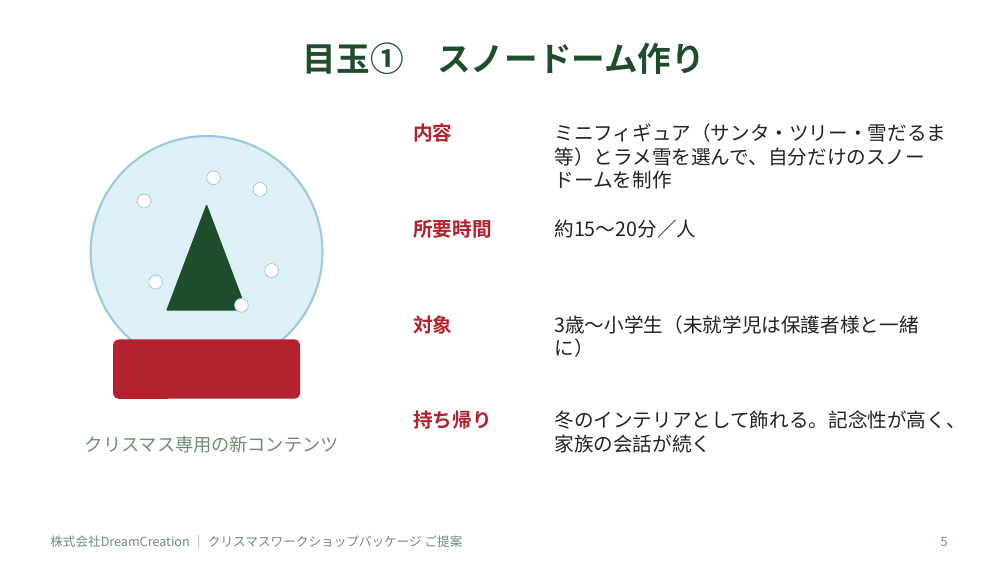
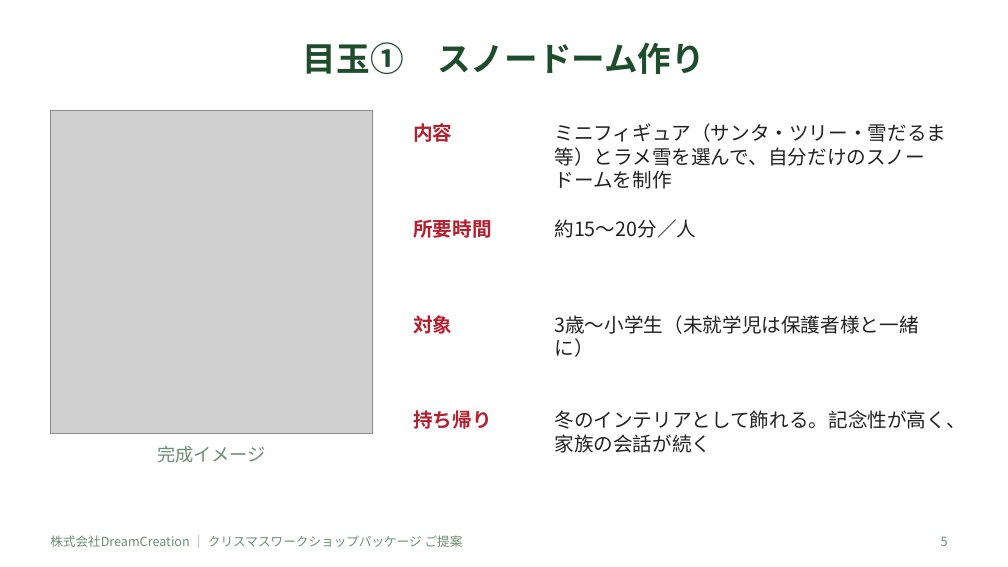
Before and after one commit to lunamax77/-next-vision, a slide deck: slide 5 of docs/proposals/2026-12_docomo_christmas-ws/企画書_NTTドコモ_クリスマスWS.pptx. Drawn at 1008x567 pixels with LibreOffice and Linux fonts; fonts in the diff are those of the drawing; grey boxes stand for pictures. Boxes give left, top, right and bottom in pixels: in the first picture for what was removed or moved away, otherwise in the second. Text is boxed around its words. In the diff, an @@ line names an element or a change of style, - is before the commit and + after.

```diff
--- a/docs/proposals/2026-12_docomo_christmas-ws/企画書_NTTドコモ_クリスマスWS.pptx
+++ b/docs/proposals/2026-12_docomo_christmas-ws/企画書_NTTドコモ_クリスマスWS.pptx
@@ picture added at [50, 111, 373, 433] @@
@@ ellipse removed at [91, 136, 323, 368] @@
@@ ellipse removed at [207, 171, 221, 185] @@
@@ ellipse removed at [137, 195, 151, 209] @@
@@ triangle removed at [167, 206, 246, 309] @@
@@ ellipse removed at [253, 182, 267, 197] @@
@@ ellipse removed at [264, 264, 278, 278] @@
@@ ellipse removed at [149, 275, 163, 289] @@
@@ ellipse removed at [235, 298, 249, 312] @@
@@ rounded rectangle removed at [114, 340, 299, 397] @@
@@ text removed at [85, 436, 339, 453] @@
-クリスマス専用の新コンテンツ
@@ text added at [157, 445, 266, 463], 13 pt, text #6B8F71 @@
+完成イメージ
```
Also in this commit, not shown: 2 other files.
